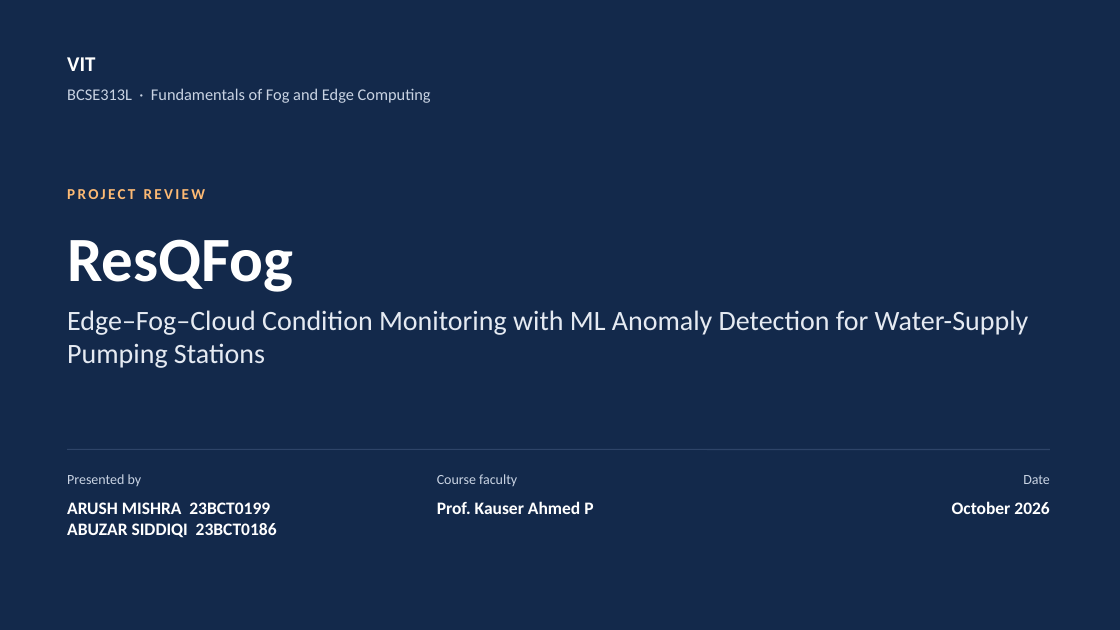
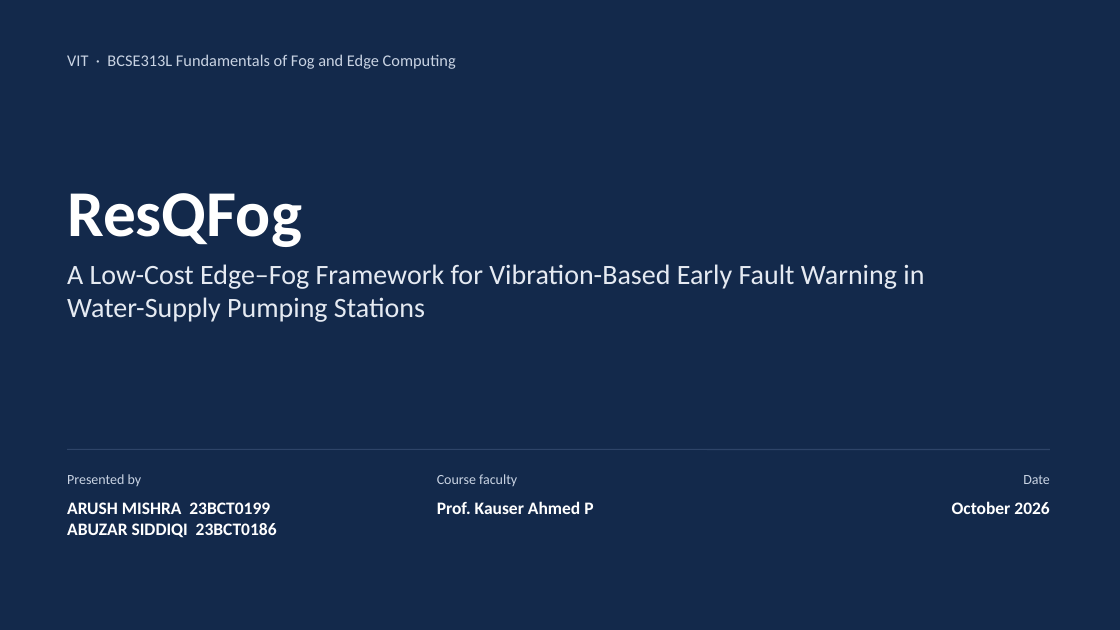
Before and after one commit to Arush-O7/ResQFog, a slide deck: slide 1 of docs/ResQFog_Final_Presentation.pptx. Drawn at 1120x630 pixels with LibreOffice and Linux fonts; fonts in the diff are those of the drawing. Boxes give left, top, right and bottom in pixels: in the first picture for what was removed or moved away, otherwise in the second. Text is boxed around its words. In the diff, an @@ line names an element or a change of style, - is before the commit and + after.

```diff
--- a/docs/ResQFog_Final_Presentation.pptx
+++ b/docs/ResQFog_Final_Presentation.pptx
@@ text at (67, 54, 456, 69): text changed @@
-BCSE313L · Fundamentals of Fog and Edge Computing
+VIT · BCSE313L Fundamentals of Fog and Edge Computing
@@ text removed at (67, 57, 95, 71) @@
-VIT
@@ text "ResQFog": place and size @@
-text "ResQFog" at (67, 239, 293, 292)
+text "ResQFog" at (67, 193, 302, 247)
@@ text "ResQFog" at (67, 193, 302, 247): size 54 to 56 pt @@
@@ text removed at (67, 189, 206, 199) @@
-PROJECT REVIEW
@@ text at (67, 264, 924, 322): text changed @@
-Edge–Fog–Cloud Condition Monitoring with ML Anomaly Detection for Water-Supply Pumping Stations
+A Low-Cost Edge–Fog Framework for Vibration-Based Early Fault Warning in Water-Supply Pumping Stations
```
Also in this commit, not shown: 7 other slides changed, 13 slides added, 14 slides removed, 4 other files.
